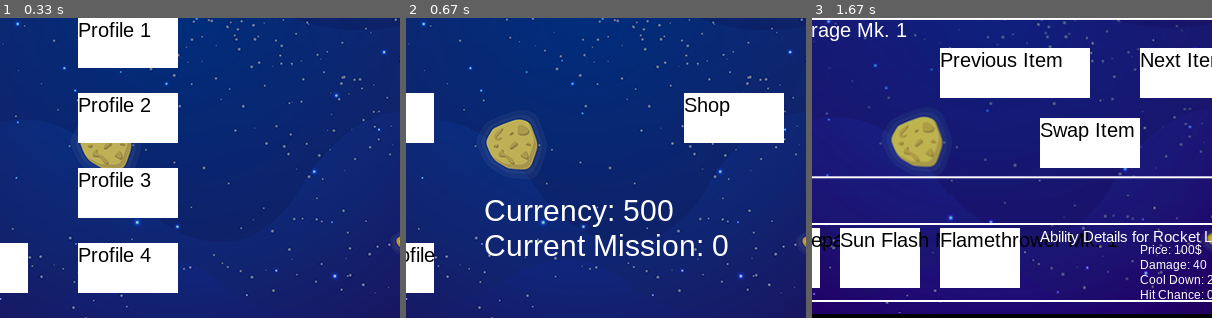
Above: before the commit, frames 1-3 (left to right).
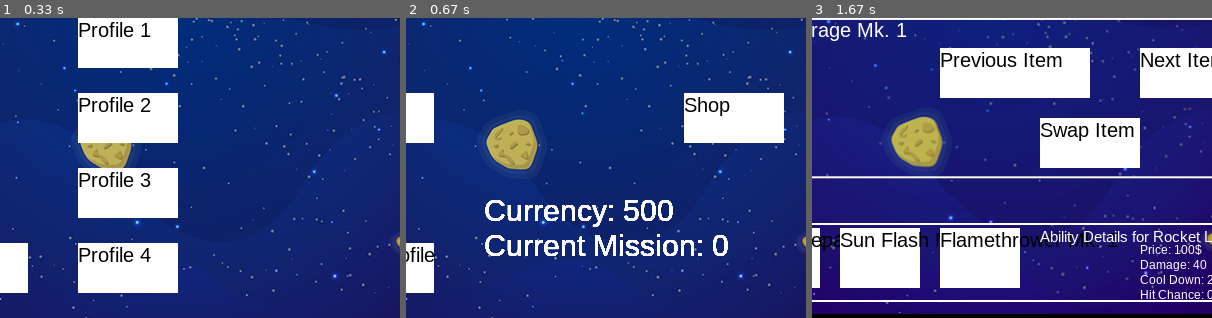
Above: after the commit, the same moments.

Repository: yazdinip/iSpaceship
Game: pygame game, started from src/main.py
Same seed, same stepped clock (60 frames per second), same inputs: the game is played once before the commit and once after it.
Inputs (mouse positions are % of the whole screen's width and height, from its top left):
- Up to frame 1 (0.33 s): no input
- Up to frame 2 (0.67 s): click (46, 54) at 0.38 s
- Up to frame 3 (1.67 s): click (50, 56) at 0.72 s; click (19, 35) at 1.05 s; click "Shop" at 1.38 s
The pictures show only the part of the screen within x 34-84%, y 50-100%; the shares and areas given below are measured in that part.

Frame 1 is identical in both runs. In frame 2, 1.4% of the frame differs, in the area x 19-81%, y 60-80%; in frame 3, nothing differs.

Commit message:
another commmit

Diff:
--- a/src/hub.py
+++ b/src/hub.py
@@ -14,8 +14,8 @@
         # Create the components of the main screen
         self.textWelcome = Text("Welcome to the Hub!", 200, 100, WHITE, "Arial", 50)
         self.textProfile = Text("Profile " + str(self.profile.value) + " selected.", 350, 200, WHITE, "Arial", 50)
-        self.textMoney = Text("Currency: " + str(self.player.getCurrency()), 350, 475, WHITE, "Arial", 30)
-        self.textMission = Text("Current Mission: " + str(self.player.getMissionNum()), 350, 510, WHITE, "Arial", 30)
+        # self.textMoney = Text("Currency: " + str(self.player.getCurrency()), 350, 475, WHITE, "Arial", 30)
+        # self.textMission = Text("Current Mission: " + str(self.player.getMissionNum()), 350, 510, WHITE, "Arial", 30)
 
         self.battle = Button("Battle", 200, 375, 100, 50)
         self.shop = Button("Shop", 550, 375, 100, 50)
@@ -29,8 +29,8 @@
 
         self.components.append(self.textWelcome)
         self.components.append(self.textProfile)
-        self.components.append(self.textMoney)
-        self.components.append(self.textMission)
+        # self.components.append(self.textMoney)
+        # self.components.append(self.textMission)
 
     def checkForComponentClicks(self, ui):
         if self.battle.isBeingClicked(ui) == True:
--- a/src/main.py
+++ b/src/main.py
@@ -51,6 +51,8 @@
     shopUI = ShopUI(display, player)
 
     beginButton = Button("Begin Battle", 650, 100, 100, 50) # For making a new battle
+    textMoney = Text("Currency: " + str(player.getCurrency()), 350, 475, WHITE, "Arial", 30)
+    textMission = Text("Current Mission: " + str(player.getMissionNum()), 350, 510, WHITE, "Arial", 30)
     playerSpaceship = player.getSpaceShip()
     enemySpaceship = aiShip
 
@@ -100,6 +102,8 @@
                             battleUI = BattleScreen(display, Story.enemy3, player, ui)
 
                         #battleUI = BattleScreen(display, aiShip, player, ui)
+                        textMoney = Text("Currency: " + str(player.getCurrency()), 350, 475, WHITE, "Arial", 30)
+                        textMission = Text("Current Mission: " + str(player.getMissionNum()), 350, 510, WHITE, "Arial", 30)
 
 
 
@@ -116,8 +120,9 @@
             loadUI.draw()
         elif ui == ui.HUB:
             hubUI.draw()
+            hubUI.components.append(textMoney)
+            hubUI.components.append(textMission)
         elif ui == ui.SHOP:
-            print("hllo")
             display.fill(BLACK)
         # Draw the space background
             background = pygame.image.load('assets/img/background_shop.png')
@@ -131,6 +136,7 @@
             battleUI.components.append(beginButton)
 
 
+
         pygame.display.update()
 
 if __name__ == '__main__':
